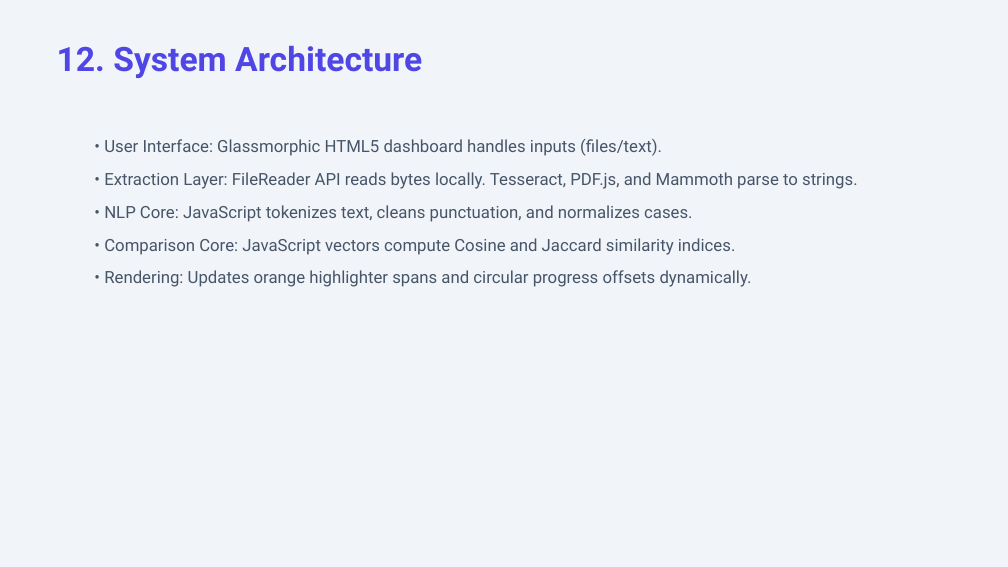
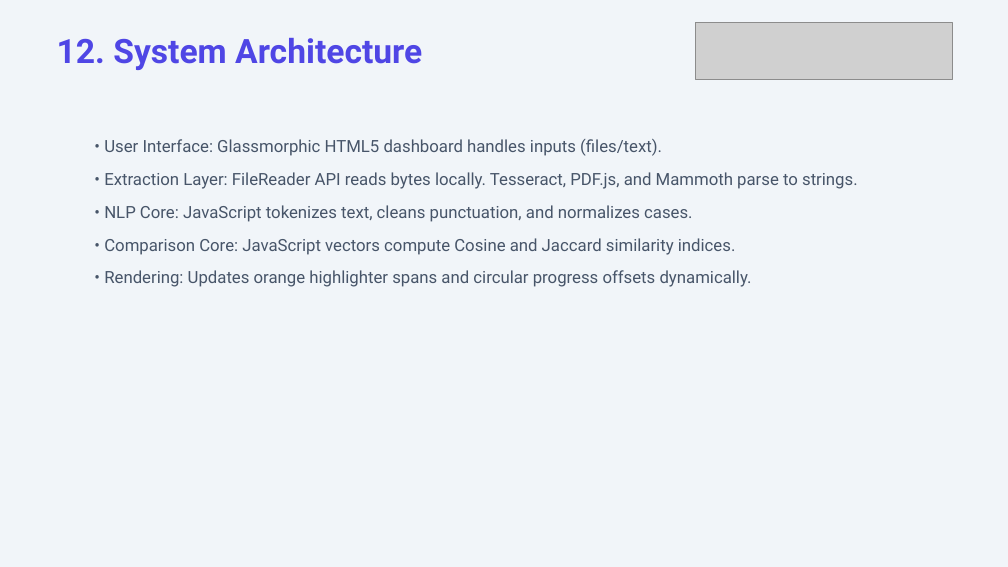
Before and after one commit to Jaydeep131/DocumentSimilarityDetector, a slide deck: slide 13 of AI_Based_Document_Similarity_Duplicate_Detection_NLP_PBL.pptx. Drawn at 1008x567 pixels with LibreOffice and Linux fonts; fonts in the diff are those of the drawing; grey boxes stand for pictures. Boxes give left, top, right and bottom in pixels: in the first picture for what was removed or moved away, otherwise in the second. Text is boxed around its words. In the diff, an @@ line names an element or a change of style, - is before the commit and + after.

Commit message:
Integrate user's custom circuit background image into PPTX

```diff
--- a/AI_Based_Document_Similarity_Duplicate_Detection_NLP_PBL.pptx
+++ b/AI_Based_Document_Similarity_Duplicate_Detection_NLP_PBL.pptx
@@ picture added at (x1=696, y1=23, x2=953, y2=79) @@
@@ text "12. System Architecture" moved from (x1=57, y1=46, x2=422, y2=78) to (x1=57, y1=38, x2=422, y2=70) @@
```
Also in this commit, not shown: 30 other slides changed, 3 other files.
